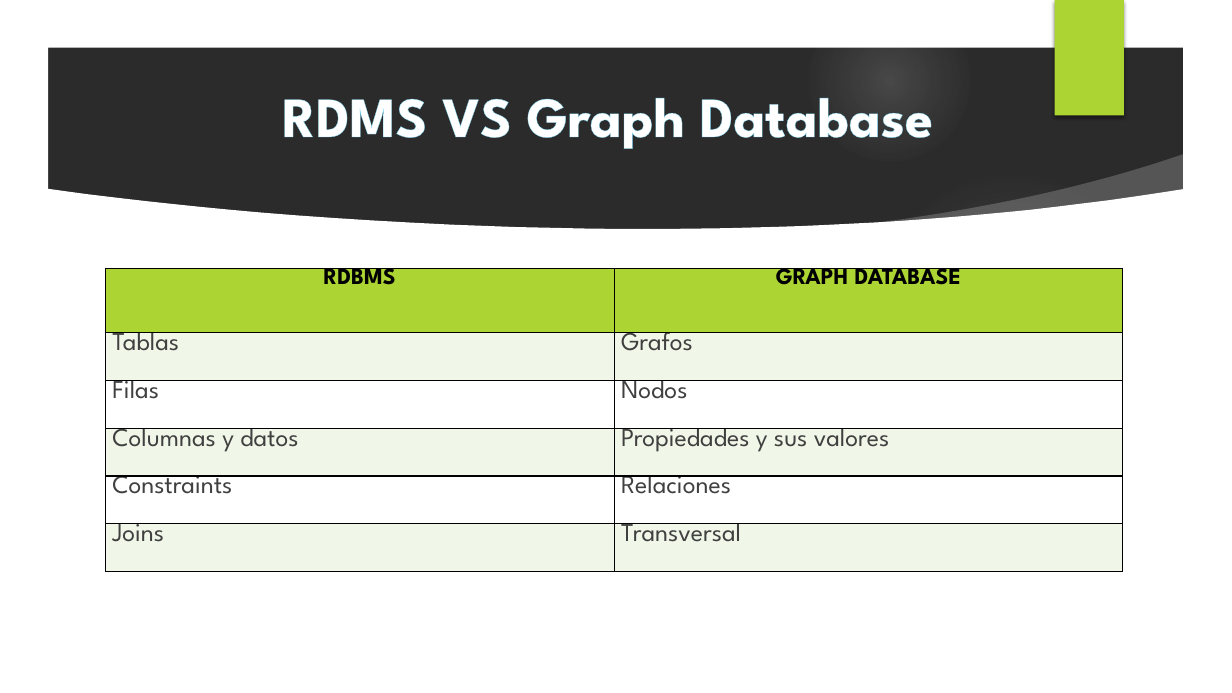
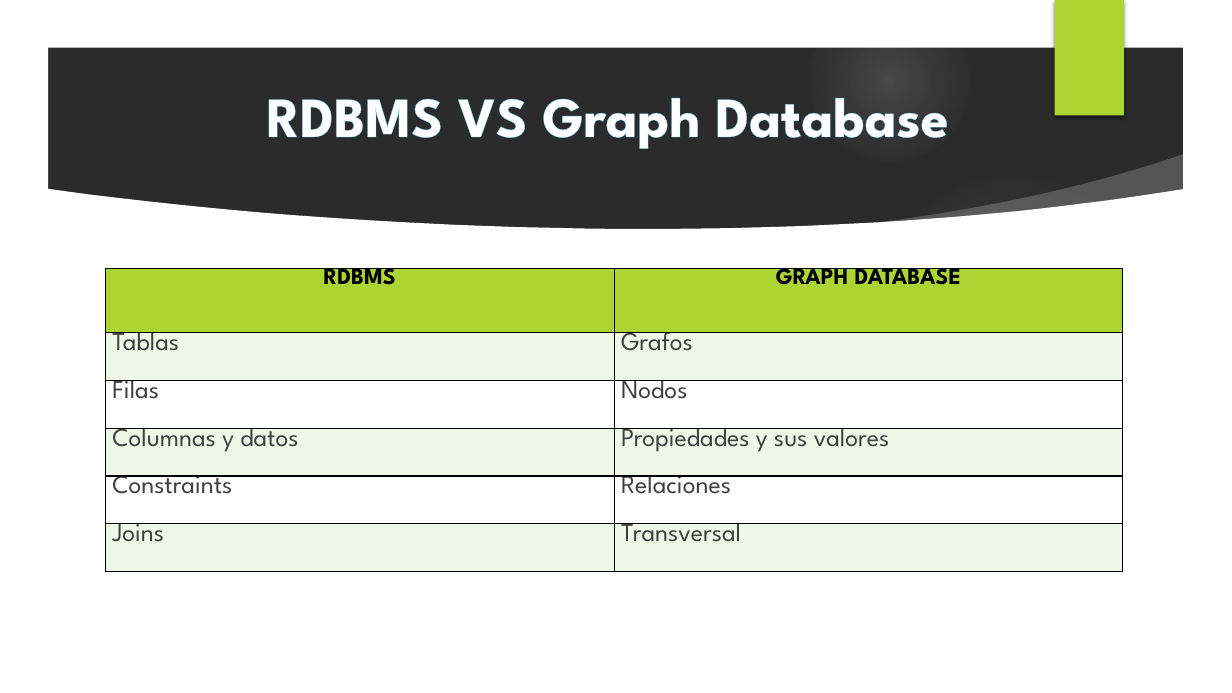
Before and after one commit to ChichisForever/Neo4jLiterario, a slide deck: slide 5 of Neo4j.pptx. Drawn at 1232x693 pixels with LibreOffice and Linux fonts; fonts in the diff are those of the drawing; background and template pictures are left out; a plain dark background stands for a picture behind light text. Boxes give left, top, right and bottom in pixels: in the first picture for what was removed or moved away, otherwise in the second. Text is boxed around its words. In the diff, an @@ line names an element or a change of style, - is before the commit and + after.

```diff
--- a/Neo4j.pptx
+++ b/Neo4j.pptx
@@ title at box(267, 98, 948, 149): text changed @@
-RDMS VS Graph Database
+RDBMS VS Graph Database
```
Also in this commit, not shown: 2 other files.
